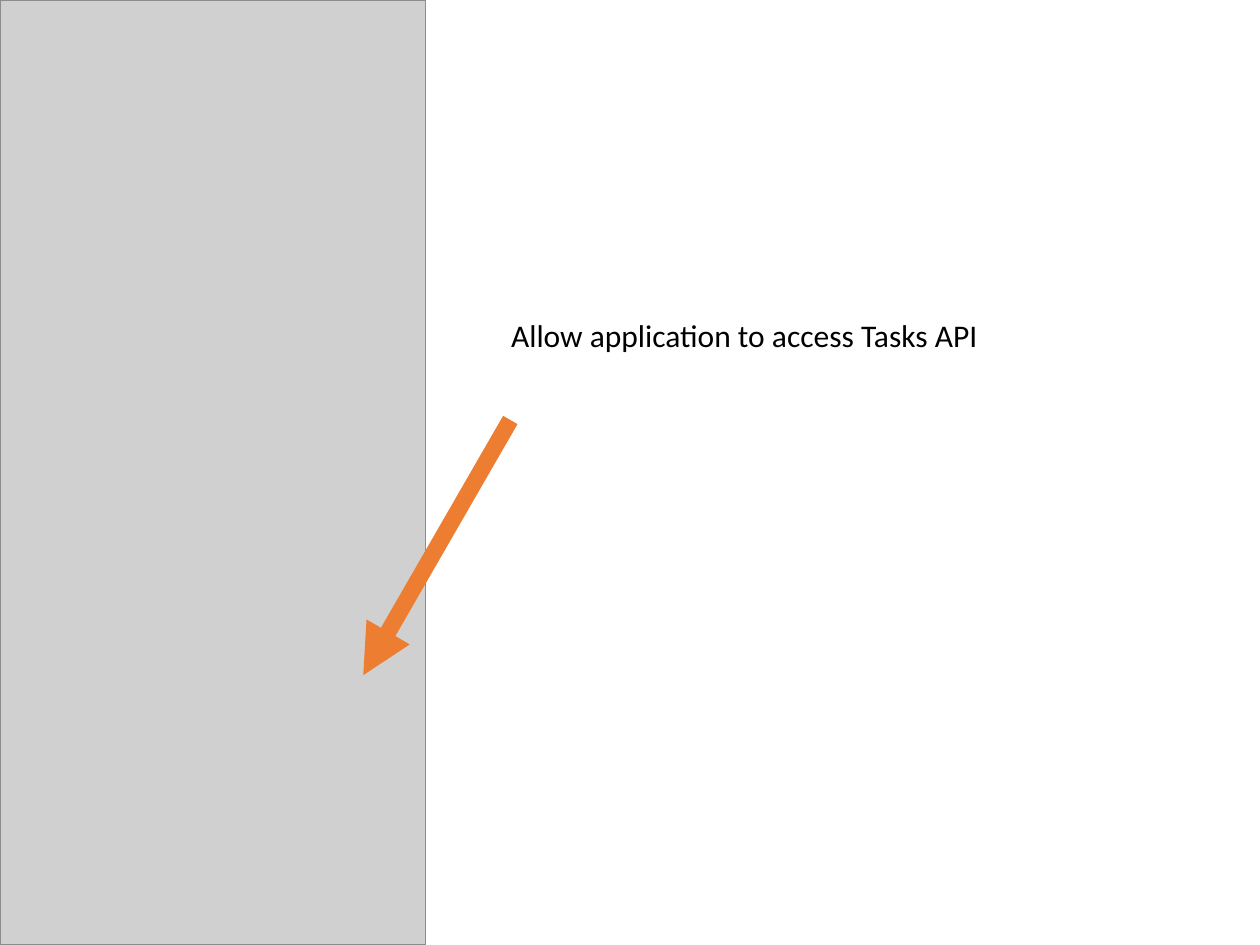
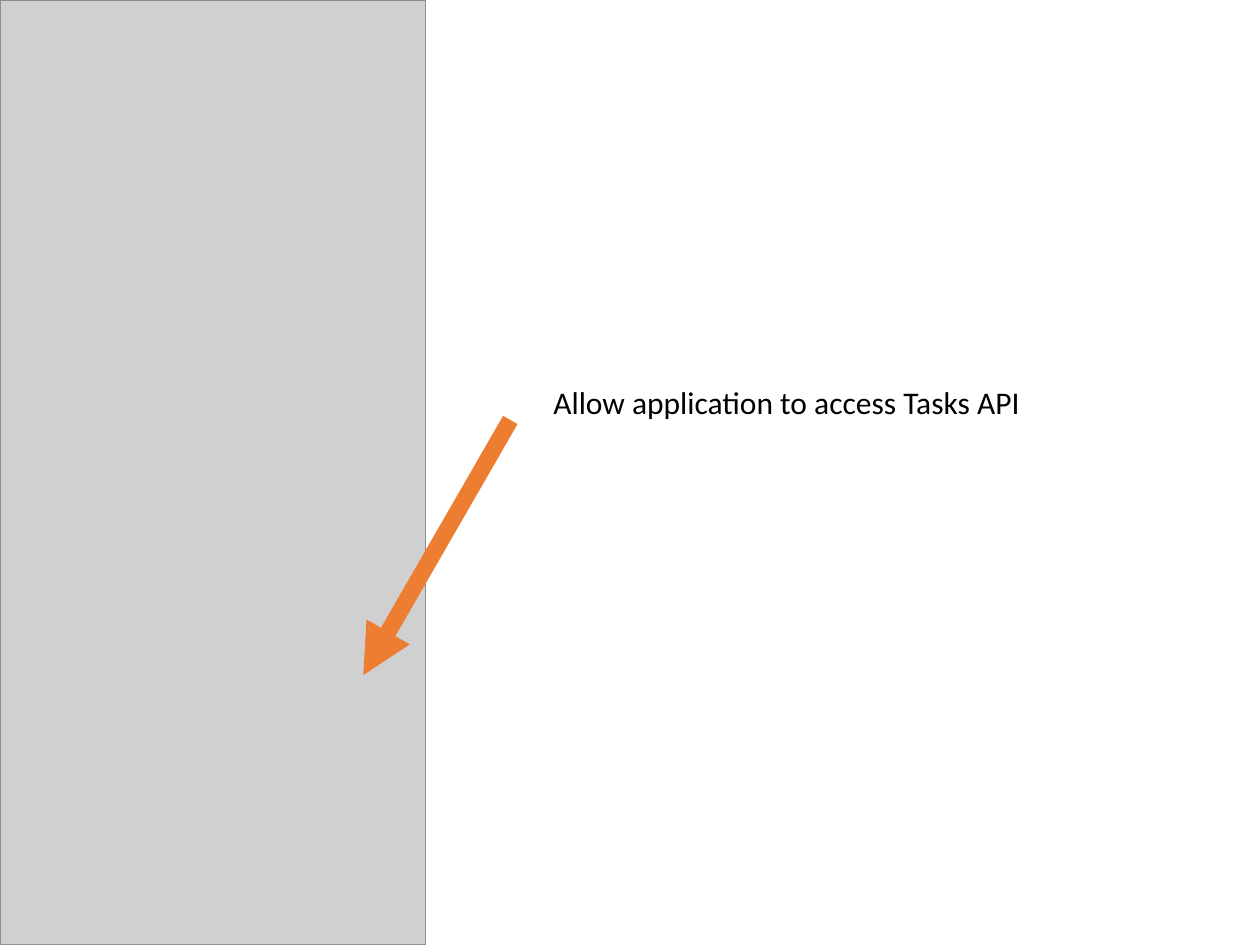
Before and after one commit to maniekes/zeppos-google-tasks, a slide deck: slide 8 of googleTasks.pptx. Drawn at 1260x945 pixels with LibreOffice and Linux fonts; fonts in the diff are those of the drawing; grey boxes stand for pictures. Boxes give left, top, right and bottom in pixels: in the first picture for what was removed or moved away, otherwise in the second. Text is boxed around its words. In the diff, an @@ line names an element or a change of style, - is before the commit and + after.

```diff
--- a/googleTasks.pptx
+++ b/googleTasks.pptx
@@ text "Allow application to access Tasks ...": place and size @@
-text "Allow application to access Tasks ..." at [511,325,977,352]
+text "Allow application to access Tasks ..." at [553,392,1019,419]
```
Also in this commit, not shown: 3 other slides changed, 4 slides added, 3 other files.
